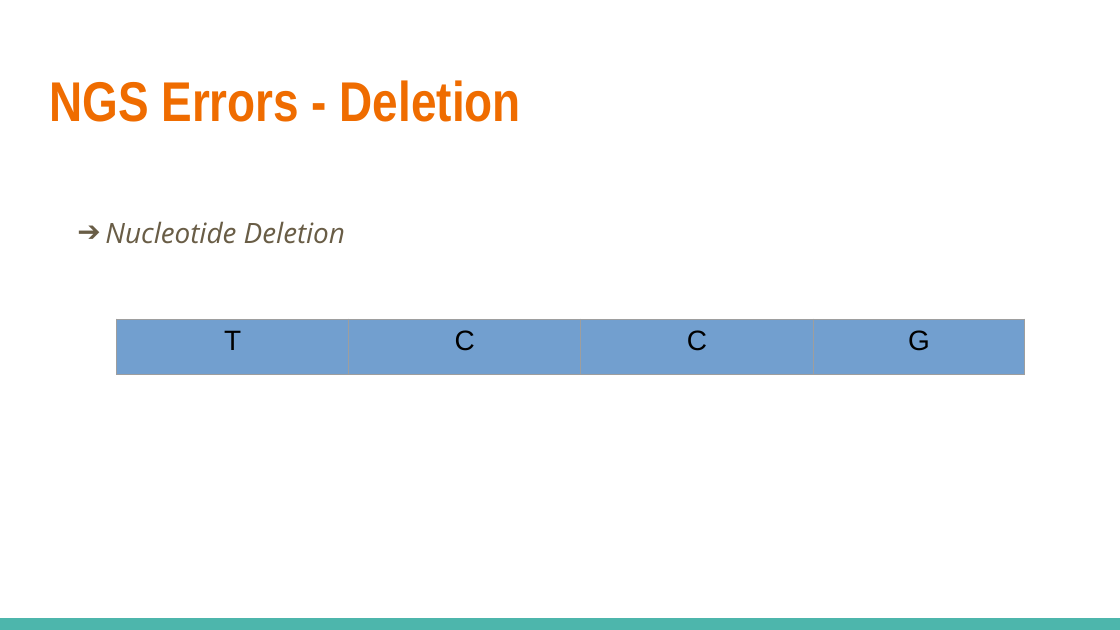
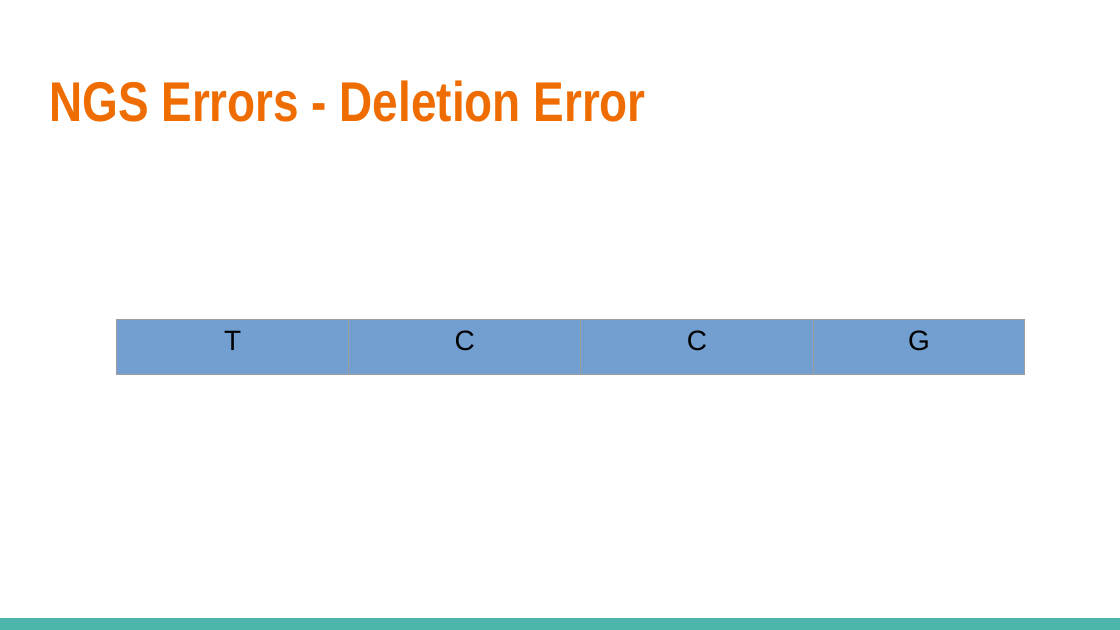
Before and after one commit to salmagomaa/masters-seminar, a slide deck: slide 27 of Presentation/DNA_Seq_Error_Corr_Alg.odp (slide 21 before the commit). Drawn at 1120x630 pixels with LibreOffice and Linux fonts; fonts in the diff are those of the drawing. Boxes give left, top, right and bottom in pixels: in the first picture for what was removed or moved away, otherwise in the second. Text is boxed around its words. In the diff, an @@ line names an element or a change of style, - is before the commit and + after.

```diff
--- a/Presentation/DNA_Seq_Error_Corr_Alg.odp
+++ b/Presentation/DNA_Seq_Error_Corr_Alg.odp
@@ title at bbox=[49, 80, 646, 122]: text changed @@
-NGS Errors - Deletion
+NGS Errors - Deletion Error
@@ text removed at bbox=[105, 221, 345, 244] @@
-➔ Nucleotide Deletion
```
Also in this commit, not shown: 36 other slides changed, 17 slides added, 1 slide removed, 1 other file.
